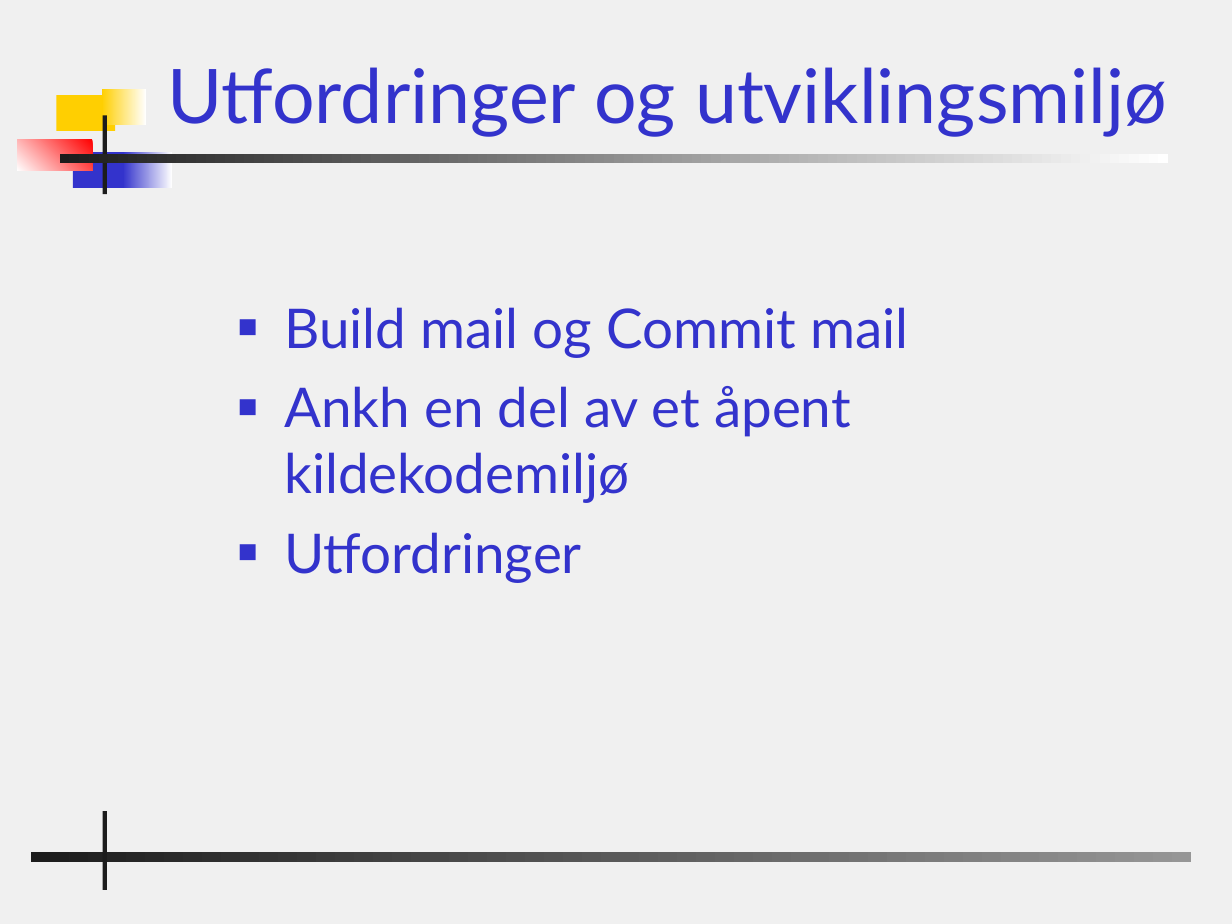
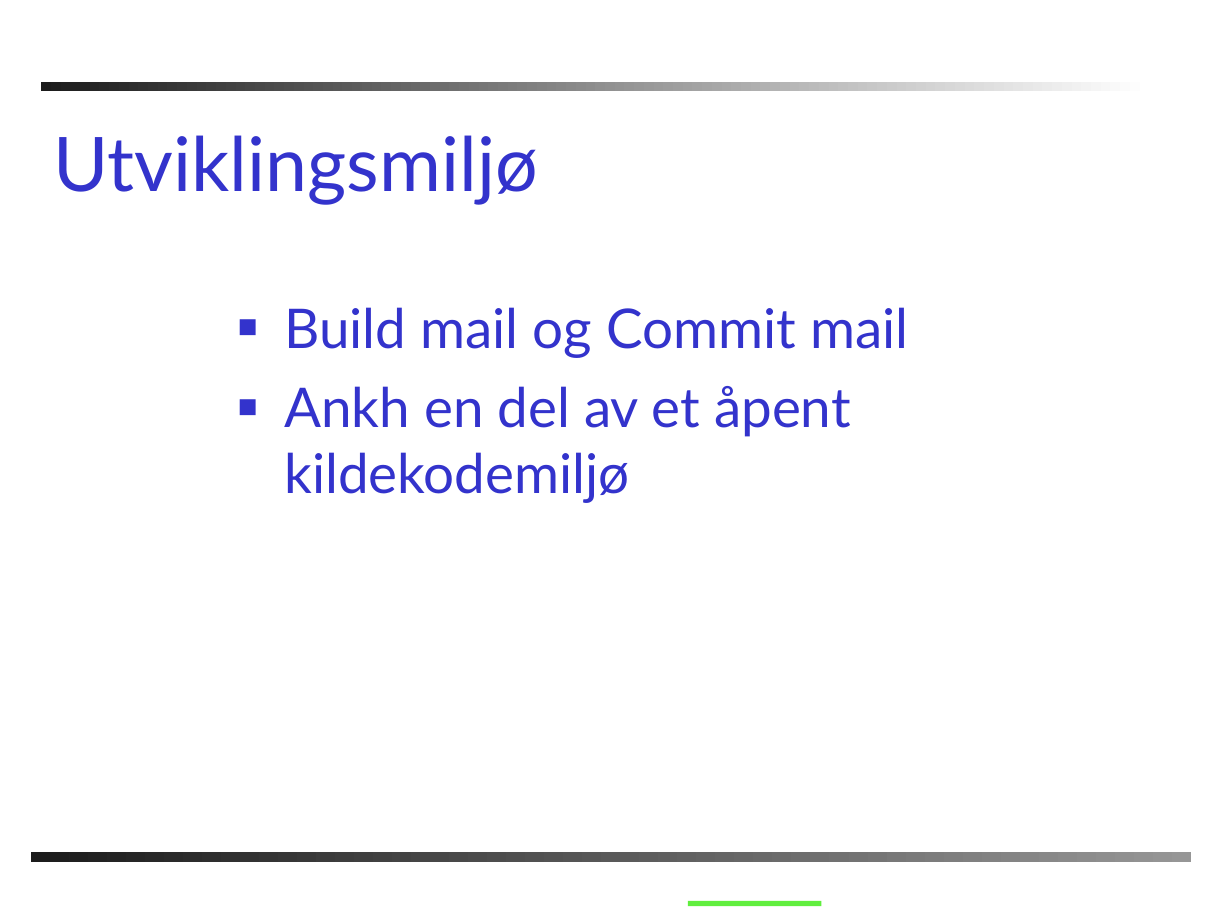
Before and after one commit to PhilJollans/AnkhSVN2019, a slide deck: slide 18 of doc/powerpoint/Subversion_addin_for_VS.NET.ppt. Drawn at 1232x924 pixels with LibreOffice and Linux fonts; fonts in the diff are those of the drawing; background and template pictures are left out. Boxes give left, top, right and bottom in pixels: in the first picture for what was removed or moved away, otherwise in the second. Text is boxed around its words. In the diff, an @@ line names an element or a change of style, - is before the commit and + after.

```diff
--- a/doc/powerpoint/Subversion_addin_for_VS.NET.ppt
+++ b/doc/powerpoint/Subversion_addin_for_VS.NET.ppt
@@ background #F0F0F0 to #FFFFFF @@
@@ rectangle: place and size @@
-rectangle at box(59, 154, 1168, 164)
+rectangle at box(41, 83, 1149, 92)
@@ rectangle removed at box(102, 89, 147, 124) @@
@@ rectangle removed at box(57, 95, 116, 131) @@
@@ rectangle removed at box(102, 116, 106, 195) @@
@@ rectangle removed at box(17, 139, 92, 171) @@
@@ title at box(53, 135, 538, 204): text changed @@
-Utfordringer og utviklingsmiljø
+Utviklingsmiljø
@@ rectangle removed at box(73, 152, 129, 187) @@
@@ rectangle removed at box(123, 152, 172, 187) @@
@@ text at box(284, 532, 582, 583): paragraph removed @@
-■ Utfordringer
@@ rectangle removed at box(102, 811, 106, 890) @@
@@ line added from (687, 903) to (822, 903), #60EE3E 3 pt @@
```
Also in this commit, not shown: 22 other slides changed, 1 slide added, 1 slide removed.
